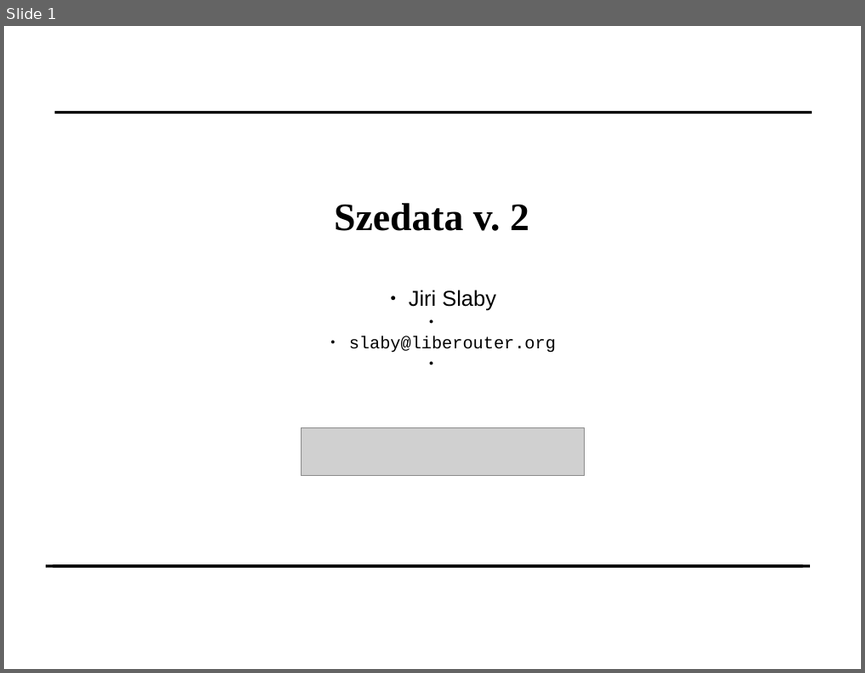
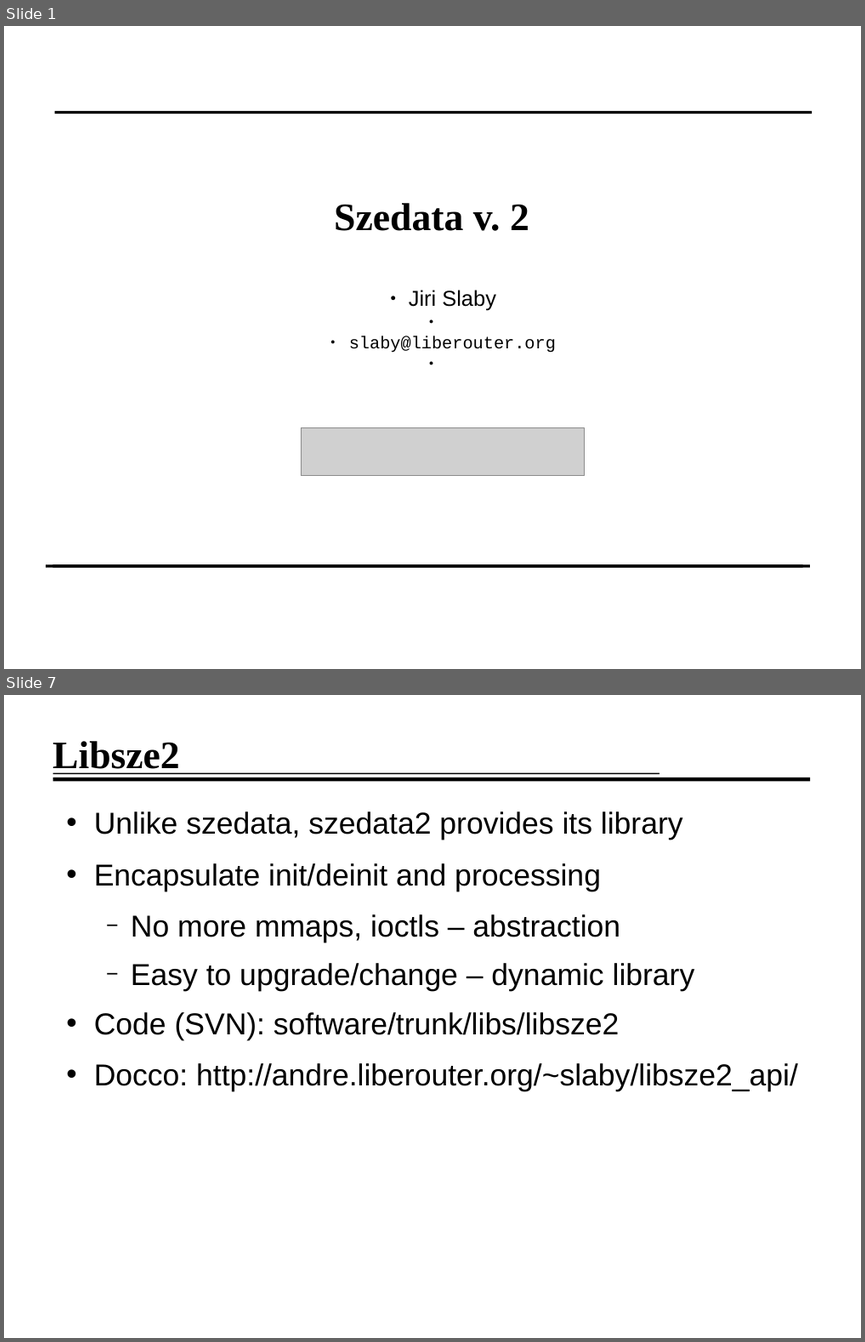
Before and after one commit to jirislaby/writings, a slide deck: presentation/seminar.odp. Shown one above the other, each under a label of ours: slide 1 before the commit, slides 1 and 7 after it; the slides between them are not shown. The pictures are 865x673 and 865x1342 pixels, drawn with LibreOffice and Linux fonts; fonts in the diff are those of the drawing; grey boxes stand for pictures; background and template pictures are left out. Boxes give left, top, right and bottom in pixels: in the first picture for what was removed or moved away, otherwise in the second. Text is boxed around its words. In the diff, an @@ line names an element or a change of style, - is before the commit and + after.

```diff
--- a/presentation/seminar.odp
+++ b/presentation/seminar.odp
@@ slide 7 added at [4,695,861,1338], background #FFFFFF @@
@@ title added at [52,741,180,774], 36 pt, text #000000, bold @@
+Libsze2
@@ line added from (53, 779) to (811, 779), #000000 3.69 pt @@
@@ line added from (53, 773) to (659, 773), #000000 1.13 pt @@
@@ text added at [94,811,798,1092], 28 pt, text #000000 @@
+• Unlike szedata, szedata2 provides its library
+• Encapsulate init/deinit and processing
+  − No more mmaps, ioctls – abstraction
+  − Easy to upgrade/change – dynamic library
+• Code (SVN): software/trunk/libs/libsze2
+• Docco: http://andre.liberouter.org/~slaby/libsze2_api/
```
Also in this commit, not shown: 7 other slides added, 1 slide removed.
